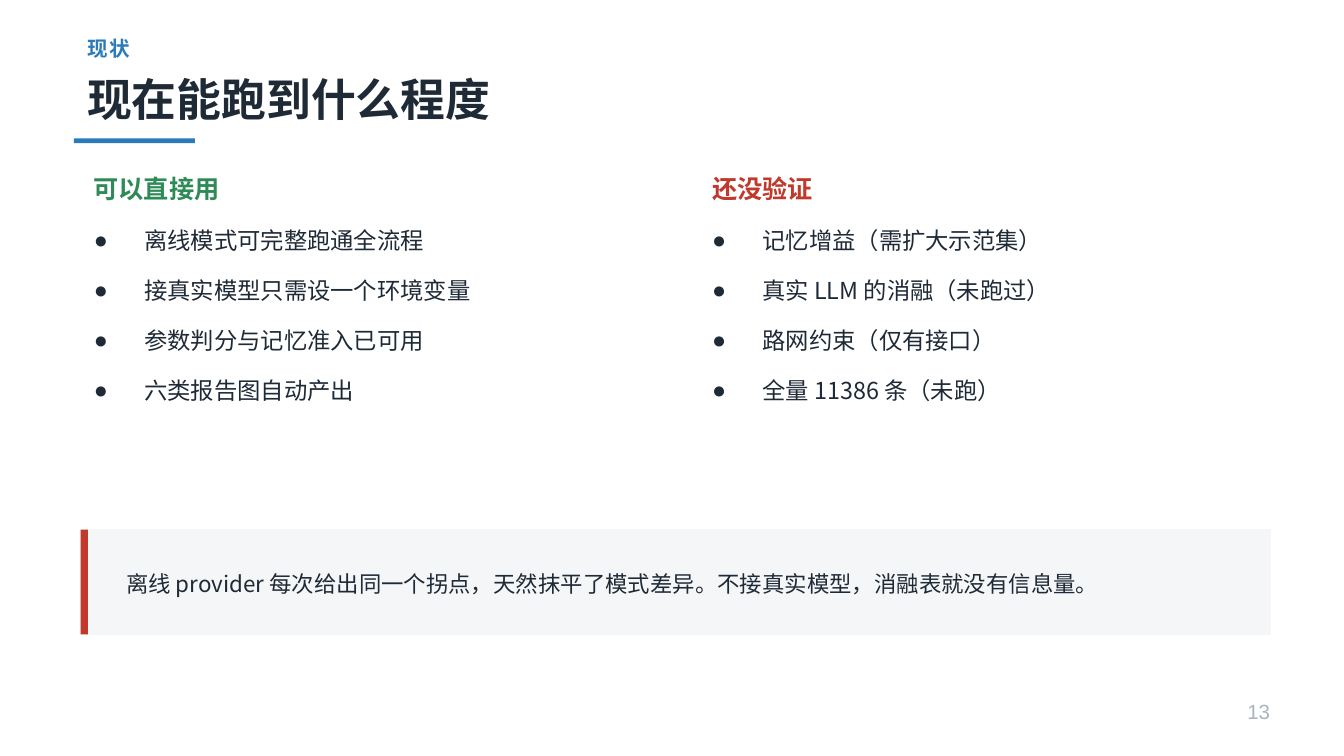
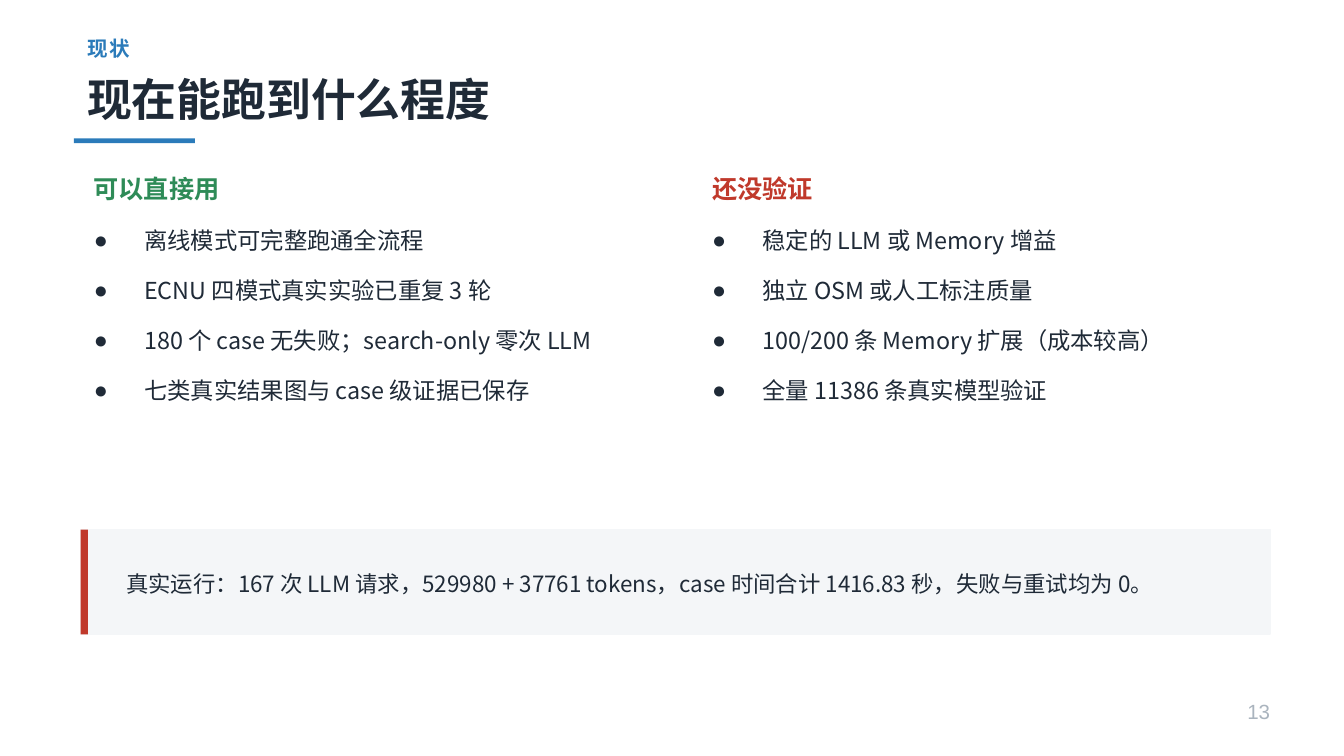
Before and after one commit to gubingren0409/Smart_Cities_and_Location_Services, a slide deck: slide 13 of 作业/基于LLM的轨迹数据清洗评估.pptx. Drawn at 1344x756 pixels with LibreOffice and Linux fonts; fonts in the diff are those of the drawing. Boxes give left, top, right and bottom in pixels: in the first picture for what was removed or moved away, otherwise in the second. Text is boxed around its words. In the diff, an @@ line names an element or a change of style, - is before the commit and + after.

Commit message:
feat(lab1): publish real ECNU ablation results

```diff
--- a/作业/基于LLM的轨迹数据清洗评估.pptx
+++ b/作业/基于LLM的轨迹数据清洗评估.pptx
@@ text at box(763, 229, 1164, 401): text changed @@
-● 记忆增益（需扩大示范集）
-● 真实 LLM 的消融（未跑过）
-● 路网约束（仅有接口）
-● 全量 11386 条（未跑）
+● 稳定的 LLM 或 Memory 增益
+● 独立 OSM 或人工标注质量
+● 100/200 条 Memory 扩展（成本较高）
+● 全量 11386 条真实模型验证
@@ text at box(144, 279, 591, 401): text changed @@
-● 接真实模型只需设一个环境变量
-● 参数判分与记忆准入已可用
-● 六类报告图自动产出
+● ECNU 四模式真实实验已重复 3 轮
+● 180 个 case 无失败；search-only 零次 LLM
+● 七类真实结果图与 case 级证据已保存
@@ text at box(126, 573, 1153, 594): text changed @@
-离线 provider 每次给出同一个拐点，天然抹平了模式差异。不接真实模型，消融表就没有信息量。
+真实运行：167 次 LLM 请求，529980 + 37761 tokens，case 时间合计 1416.83 秒，失败与重试均为 0。
```
Also in this commit, not shown: 6 other slides changed, 1 slide added, 1 slide removed, 26 other files.
